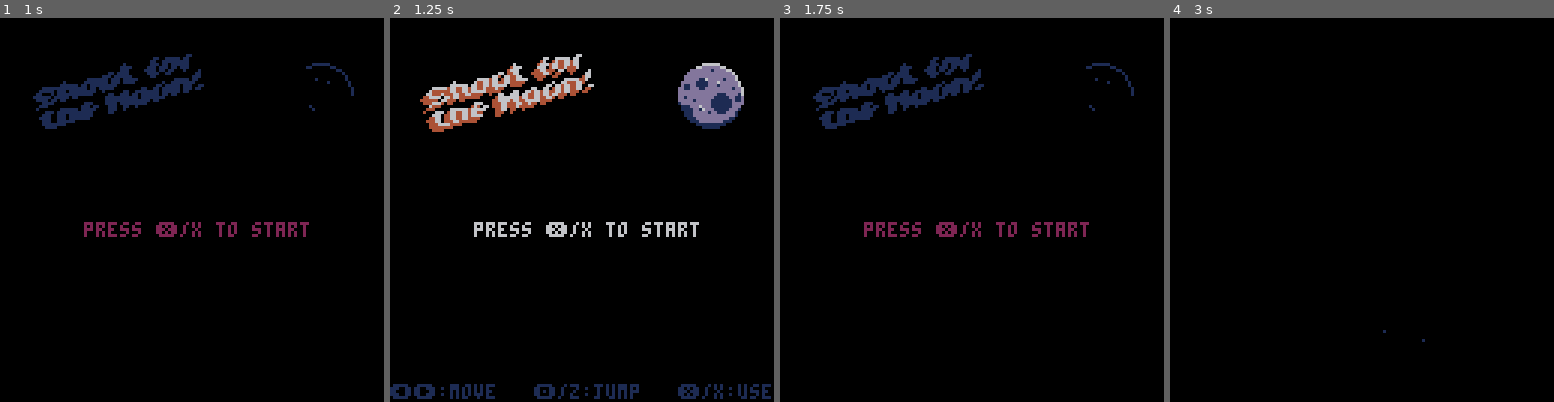
Above: before the commit, frames 1-4 (left to right).
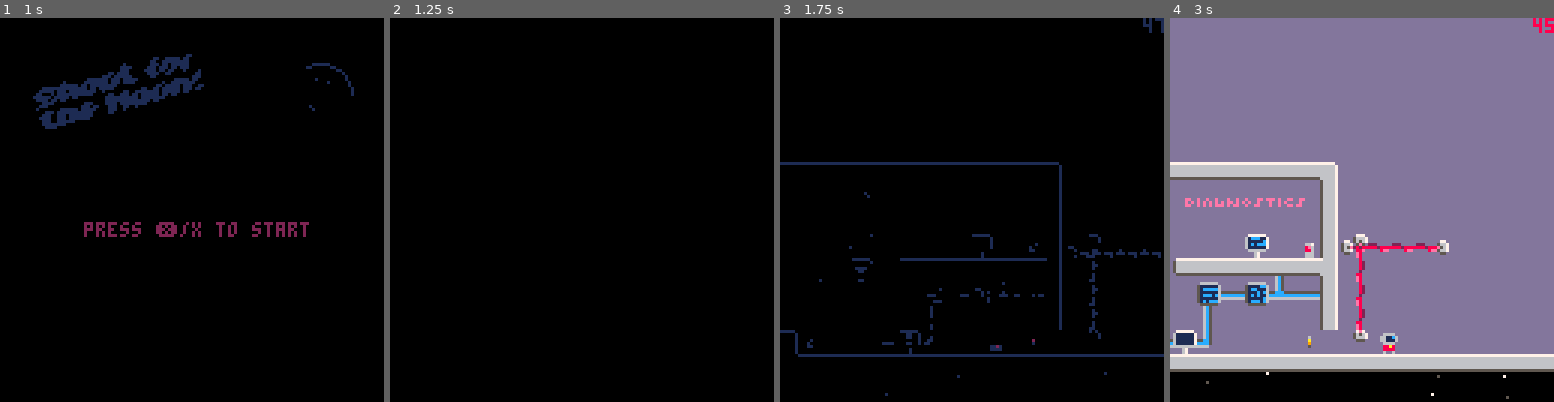
Above: after the commit, the same moments.

Repository: jgradim/gameoff-2020
Game: PICO-8 cartridge moonshot.p8
Two runs of this game, one before a commit and one after it. Both use one fixed random seed, a clock stepped at 60 frames per second and the inputs below.
Inputs:
- Up to frame 1 (1 s): tap X (X key) at 0.33 s; tap O (Z key) at 0.7 s
- Up to frame 2 (1.25 s): tap X (X key) at 1.07 s
- Up to frame 3 (1.75 s): hold Right from 1.6 s (still down); tap O (Z key) at 1.7 s
- Up to frame 4 (3 s): tap X (X key) at 1.85, 2.97 s; release Right at 2.1 s; tap O (Z key) at 2.1, 2.5, 2.9 s; hold Up 2.15-2.42 s; hold Right from 2.47 s (still down)

Frame 1 is identical in both runs. In frame 2, 8.1% of the frame differs, in the area x 0-100%, y 9-100%; in frame 3, 7.0%; in frame 4, 92%, in the area x 0-100%, y 0-100%.

Commit message:
Fix starting game multiple times

Diff:
--- a/moonshot.p8
+++ b/moonshot.p8
@@ -594,13 +594,14 @@
 start_game_at=nil
 
 scene_title={
- start_at=nil,
-
- init=function() end,
+ init=function()
+  start_game_at=nil
+ end,
 
  update=function()
   local s=scene_title
-  if btnp(❎) then
+  if btnp(❎)
+  and not start_game_at then
    play_sfx("start_game")
    start_game_at=t()+1
   end
